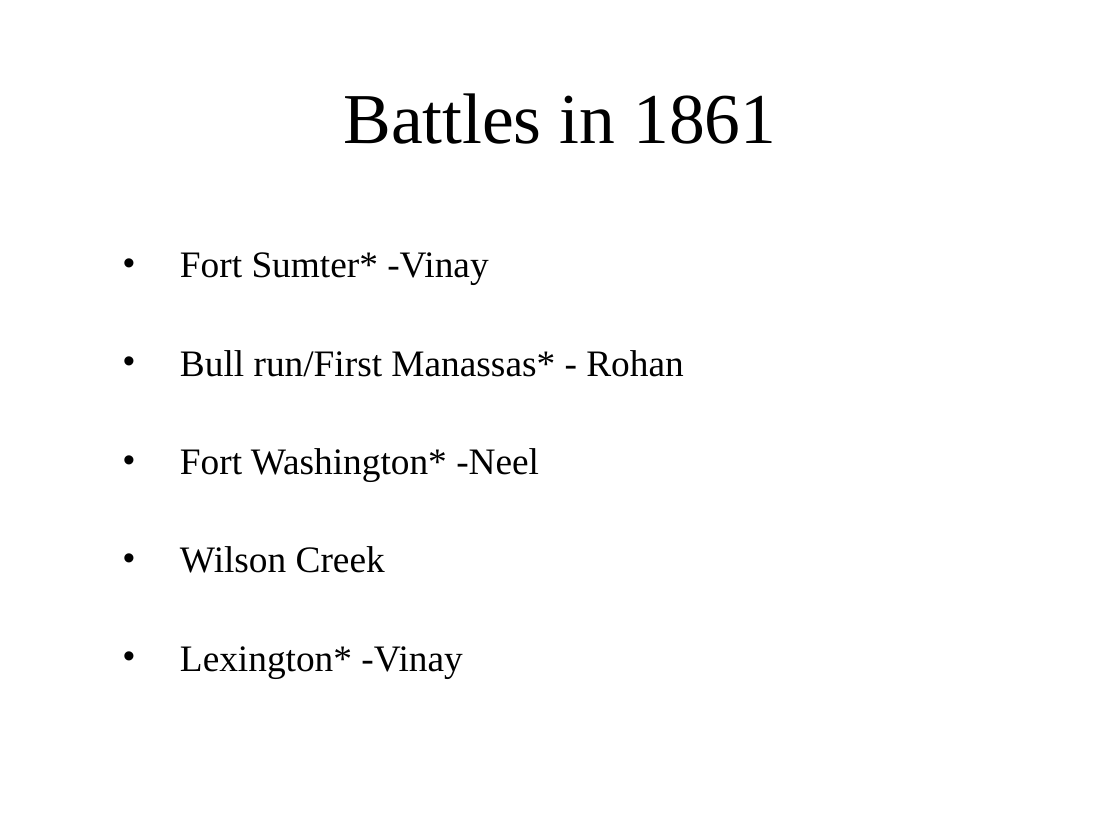
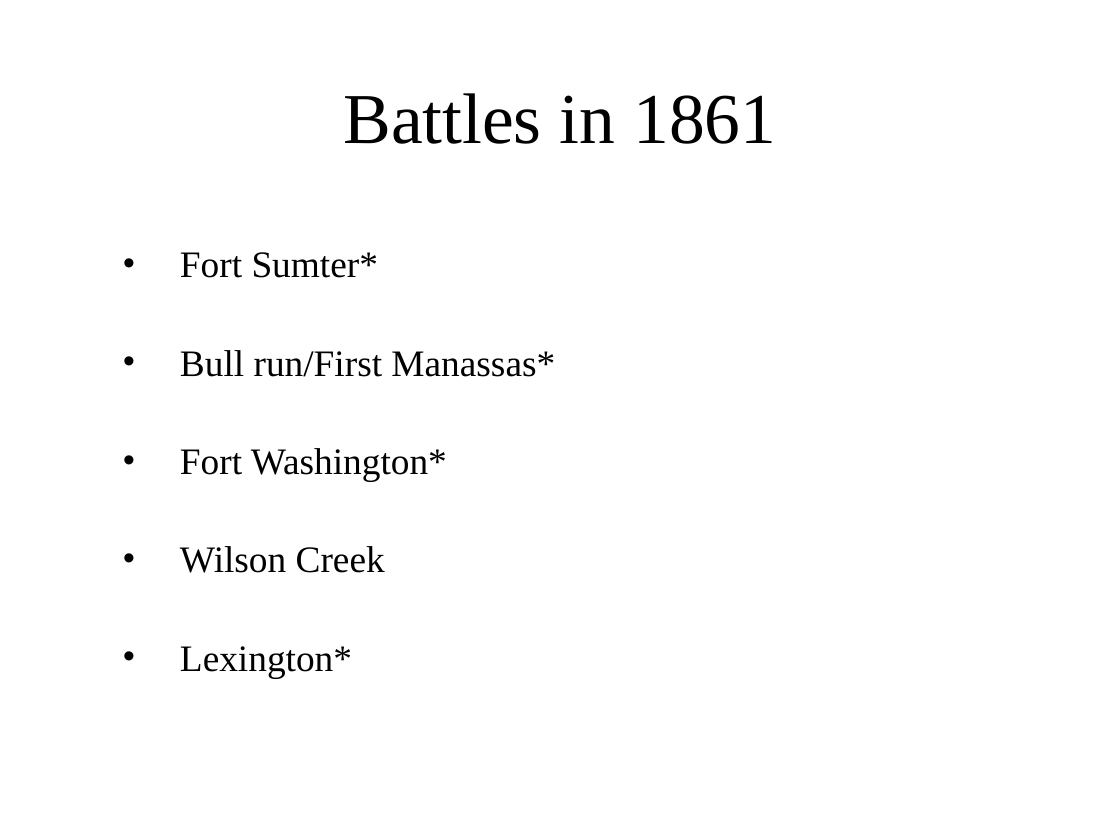
Before and after one commit to ngb3748/SS-Archive-proj, a slide deck: slide 2 of Archive project.pptx. Drawn at 1120x840 pixels with LibreOffice and Linux fonts; fonts in the diff are those of the drawing; background and template pictures are left out. Boxes give left, top, right and bottom in pixels: in the first picture for what was removed or moved away, otherwise in the second. Text is boxed around its words. In the diff, an @@ line names an element or a change of style, - is before the commit and + after.

```diff
--- a/Archive project.pptx
+++ b/Archive project.pptx
@@ text at [180, 252, 555, 481]: text changed @@
-• Fort Sumter* -Vinay
-• Bull run/First Manassas* - Rohan
-• Fort Washington* -Neel
+• Fort Sumter*
+• Bull run/First Manassas*
+• Fort Washington*
@@ text at [180, 646, 352, 678]: text changed @@
-• Lexington* -Vinay
+• Lexington*
```
Also in this commit, not shown: 4 other slides changed, 24 slides added.
